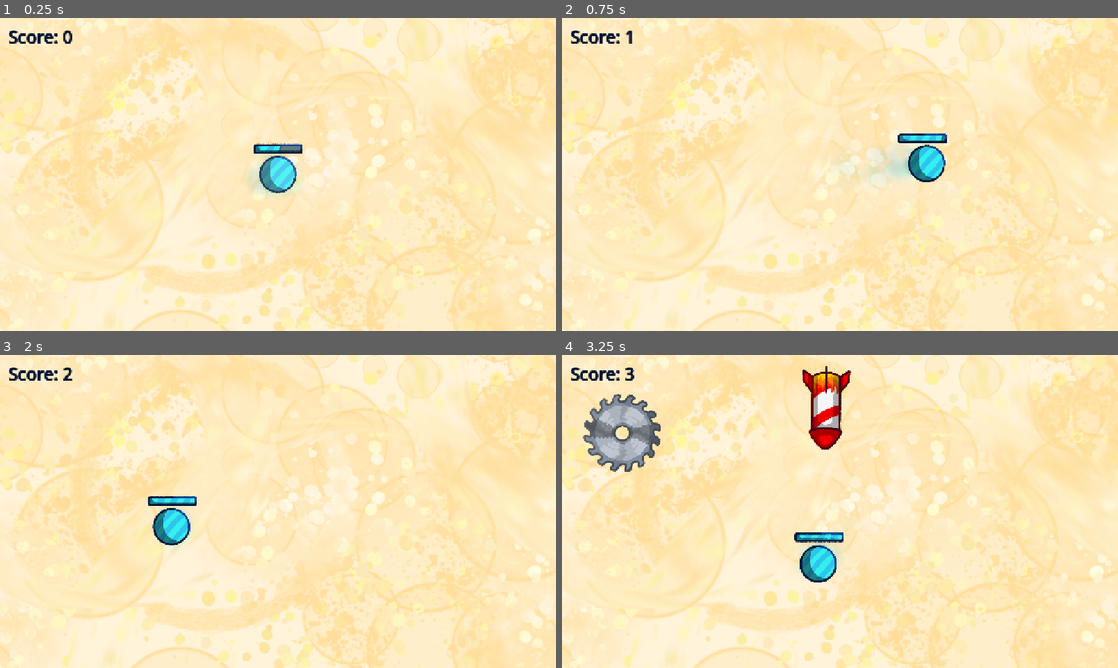
Above: before the commit, frames 1-4 (two rows, left to right).
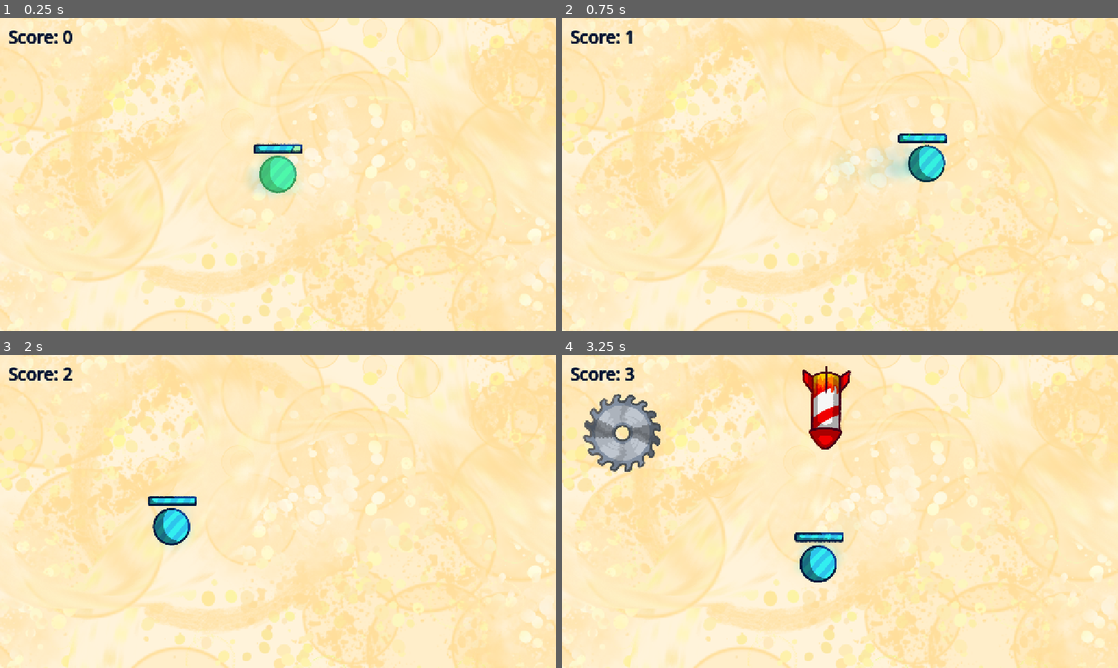
Above: after the commit, the same moments.

Repository: onebobtwobobredbobbluebob/dot-dodge-game
Game: Godot game, scene res://main/main.tscn
Two runs of this game, one before a commit and one after it. Both use one fixed random seed, a clock stepped at 60 frames per second and the inputs below.
Inputs (mouse positions are in pixels of both pictures, inside the frame that each line leads up to):
- Up to frame 1 (0.25 s): no input
- Up to frame 2 (0.75 s): tap Enter at 0.5 s; move the mouse to (962, 158) at 0.52 s; hold Right from 0.53 s (still down); tap Alt at 0.6 s; click (962, 158) at 0.67 s
- Up to frame 3 (2 s): move the mouse to (166, 527) at 1.27 s; release Right at 1.28 s; hold Down from 1.28 s (still down); tap Shift at 1.35 s
- Up to frame 4 (3.25 s): move the mouse to (895, 442) at 2.02 s; release Down at 2.03 s; hold Right 2.03-2.78 s; tap Alt at 2.1 s; move the mouse to (812, 574) at 2.77 s; hold Up from 2.78 s (still down); tap Shift at 2.85 s; click (812, 574) at 2.92 s

The runs differ from the first frame. In frame 1, 0.7% of the frame differs, in the area x 46-54%, y 40-56%; in frame 2, 0.1%; in frame 3, less than 0.1%; in frame 4, less than 0.1%.

Commit message:
so many healing effects
added healing and health effects such as particles and green flash effects

Diff:
--- a/player/player.gd
+++ b/player/player.gd
@@ -6,6 +6,7 @@
 var health: float = 100
 var flash_timer: float = 0
 var flash: float = 1
+var flash_green: float = 1
 
 func _ready() -> void:
 	GameState.player = self
@@ -32,9 +33,16 @@
 
 	flash = lerp(flash, 0.0, 1 - pow(0.0005, delta))
 	$Sprite2D/WhiteOverlay.modulate.a = flash
+
+	flash_green = lerp(flash_green, 0.0, 1 - pow(0.05, delta))
+	$Sprite2D/GreenOverlay.modulate.a = flash_green
+
 	if health > max_health:
 		health = max_health
 
 func get_hit(damage: float, flash_time: float):
 	flash = flash_time
 	health -= damage
+	if damage < 0:
+		flash_green = 0.8
+		$HealParticles.emitting = true
--- a/player/player.tscn
+++ b/player/player.tscn
@@ -5,6 +5,7 @@
 [ext_resource type="Texture2D" uid="uid://f6vcvrybpkr2" path="res://assets/particle_1.png" id="3_g1dw6"]
 [ext_resource type="Texture2D" uid="uid://bgnjmqhaewv03" path="res://assets/white_overlay.png" id="4_yw30f"]
 [ext_resource type="Texture2D" uid="uid://dc331s1mykoa" path="res://assets/saw.png" id="5_qjkh3"]
+[ext_resource type="Texture2D" uid="uid://bdxxjm2jryhwr" path="res://assets/particle_health.png" id="6_g6k8r"]
 
 [sub_resource type="Gradient" id="Gradient_yw30f"]
 offsets = PackedFloat32Array(0, 0.0882353, 0.3137255)
@@ -20,6 +21,19 @@
 [sub_resource type="Gradient" id="Gradient_20you"]
 offsets = PackedFloat32Array(0)
 colors = PackedColorArray(0, 0, 0, 1)
+
+[sub_resource type="CanvasItemMaterial" id="CanvasItemMaterial_20you"]
+particles_animation = true
+particles_anim_h_frames = 1
+particles_anim_v_frames = 3
+particles_anim_loop = true
+
+[sub_resource type="Gradient" id="Gradient_1vldf"]
+offsets = PackedFloat32Array(0, 0.41621622, 0.5297297, 0.6216216, 1)
+colors = PackedColorArray(1, 1, 1, 0, 1, 1, 1, 0.47959182, 1, 1, 1, 1, 1, 1, 1, 0.67816097, 1, 1, 1, 0)
+
+[sub_resource type="Gradient" id="Gradient_6ituw"]
+colors = PackedColorArray(0.79, 1, 1, 1, 1, 1, 1, 1)
 
 [node name="Player" type="CharacterBody2D" unique_id=1011571958]
 script = ExtResource("1_rkbax")
@@ -58,6 +72,10 @@
 modulate = Color(1, 1, 1, 0)
 texture = ExtResource("4_yw30f")
 
+[node name="GreenOverlay" type="Sprite2D" parent="Sprite2D" unique_id=552554198]
+modulate = Color(0.29000002, 1, 0.34916663, 0)
+texture = ExtResource("4_yw30f")
+
 [node name="CPUParticles2D2" type="CPUParticles2D" parent="." unique_id=1689439065]
 visible = false
 modulate = Color(18.892157, 18.892157, 18.892157, 0.25490198)
@@ -75,3 +93,29 @@
 scale_amount_min = 0.01
 scale_amount_max = 0.02
 color_initial_ramp = SubResource("Gradient_20you")
+
+[node name="HealParticles" type="CPUParticles2D" parent="." unique_id=1091411681]
+visible = false
+light_mask = 257
+material = SubResource("CanvasItemMaterial_20you")
+position = Vector2(-1, 5)
+emitting = false
+amount = 10
+texture = ExtResource("6_g6k8r")
+one_shot = true
+explosiveness = 0.5
+local_coords = true
+emission_shape = 1
+emission_sphere_radius = 35.43
+direction = Vector2(0, 1)
+spread = 180.0
+gravity = Vector2(0, -50)
+initial_velocity_max = 10.0
+angular_velocity_min = -10.0
+angular_velocity_max = 10.0
+linear_accel_min = 20.0
+linear_accel_max = 50.0
+color = Color(1, 1, 1, 0.6431373)
+color_ramp = SubResource("Gradient_1vldf")
+color_initial_ramp = SubResource("Gradient_6ituw")
+anim_offset_max = 1.0
--- /dev/null
+++ b/ui/heal_particles.tscn
@@ -0,0 +1,42 @@
+[gd_scene format=3 uid="uid://dq8kblcj48lo2"]
+
+[ext_resource type="Texture2D" uid="uid://bdxxjm2jryhwr" path="res://assets/particle_health.png" id="1_jnsnx"]
+
+[sub_resource type="CanvasItemMaterial" id="CanvasItemMaterial_20you"]
+particles_animation = true
+particles_anim_h_frames = 1
+particles_anim_v_frames = 3
+particles_anim_loop = true
+
+[sub_resource type="Gradient" id="Gradient_1vldf"]
+offsets = PackedFloat32Array(0, 0.41621622, 0.5297297, 0.6216216, 1)
+colors = PackedColorArray(1, 1, 1, 0, 1, 1, 1, 0.47959182, 1, 1, 1, 1, 1, 1, 1, 0.67816097, 1, 1, 1, 0)
+
+[sub_resource type="Gradient" id="Gradient_6ituw"]
+colors = PackedColorArray(0.79, 1, 1, 1, 1, 1, 1, 1)
+
+[node name="HealParticles" type="Node2D" unique_id=1861793460]
+
+[node name="CPUParticles2D" type="CPUParticles2D" parent="." unique_id=1091411681]
+light_mask = 257
+material = SubResource("CanvasItemMaterial_20you")
+emitting = false
+amount = 10
+texture = ExtResource("1_jnsnx")
+one_shot = true
+explosiveness = 0.5
+local_coords = true
+emission_shape = 3
+emission_rect_extents = Vector2(108, 20)
+direction = Vector2(0, 1)
+spread = 180.0
+gravity = Vector2(0, -50)
+initial_velocity_max = 10.0
+angular_velocity_min = -10.0
+angular_velocity_max = 10.0
+linear_accel_min = 20.0
+linear_accel_max = 50.0
+color = Color(1, 1, 1, 0.6431373)
+color_ramp = SubResource("Gradient_1vldf")
+color_initial_ramp = SubResource("Gradient_6ituw")
+anim_offset_max = 1.0
--- a/ui/health.gd
+++ b/ui/health.gd
@@ -11,6 +11,14 @@
 		x = -236
 	else:
 		x = (GameState.player.health / GameState.player.max_health) * 230 + -233
-	$Sprite2D3/HealthInsides.position.x += (x - $Sprite2D3/HealthInsides.position.x) * 0.05
+
+	$Sprite2D3/HealthHealEffect.position.x += (x - $Sprite2D3/HealthHealEffect.position.x) * 0.05
+	if $Sprite2D3/HealthInsides.position.x > x:
+		$Sprite2D3/HealthInsides.position.x += (x - $Sprite2D3/HealthInsides.position.x) * 0.05
+	else:
+		if abs(x - $Sprite2D3/HealthHealEffect.position.x) < 7:
+			$Sprite2D3/HealthInsides.position.x += ($Sprite2D3/HealthHealEffect.position.x - $Sprite2D3/HealthInsides.position.x) * 0.1
 	if abs(x - $Sprite2D3/HealthInsides.position.x) < 0.8:
 		$Sprite2D3/HealthFlashEffect.position.x += ($Sprite2D3/HealthInsides.position.x - $Sprite2D3/HealthFlashEffect.position.x) * 0.1
+	if x - $Sprite2D3/HealthInsides.position.x > 7:
+		$HealParticles.emitting = true
--- a/ui/health.tscn
+++ b/ui/health.tscn
@@ -6,6 +6,20 @@
 [ext_resource type="Texture2D" uid="uid://bcj5bqyk7t3h7" path="res://assets/health_bar_fillings_white.png" id="3_u6yb3"]
 [ext_resource type="Texture2D" uid="uid://ciiil77tcqjsm" path="res://assets/health_bar_shadows.png" id="4_nmrkx"]
 [ext_resource type="Texture2D" uid="uid://bv1vucs5joabv" path="res://assets/health_bar_outline.png" id="5_du5ao"]
+[ext_resource type="Texture2D" uid="uid://bdxxjm2jryhwr" path="res://assets/particle_health.png" id="7_2lrnv"]
+
+[sub_resource type="CanvasItemMaterial" id="CanvasItemMaterial_20you"]
+particles_animation = true
+particles_anim_h_frames = 1
+particles_anim_v_frames = 3
+particles_anim_loop = true
+
+[sub_resource type="Gradient" id="Gradient_1vldf"]
+offsets = PackedFloat32Array(0, 0.41621622, 0.5297297, 0.6216216, 1)
+colors = PackedColorArray(1, 1, 1, 0, 1, 1, 1, 0.47959182, 1, 1, 1, 1, 1, 1, 1, 0.67816097, 1, 1, 1, 0)
+
+[sub_resource type="Gradient" id="Gradient_6ituw"]
+colors = PackedColorArray(0.79, 1, 1, 1, 1, 1, 1, 1)
 
 [node name="Health" type="Node2D" unique_id=1775163025]
 script = ExtResource("1_lpdhr")
@@ -15,8 +29,13 @@
 texture = ExtResource("2_u6yb3")
 
 [node name="HealthFlashEffect" type="Sprite2D" parent="Sprite2D3" unique_id=1135834547]
-modulate = Color(0.65999997, 0.915, 1, 0.93333334)
+modulate = Color(0.65999997, 0.73366666, 1, 0.93333334)
 position = Vector2(-236, 0)
+texture = ExtResource("3_u6yb3")
+
+[node name="HealthHealEffect" type="Sprite2D" parent="Sprite2D3" unique_id=2008830620]
+modulate = Color(0.65999997, 1, 0.7166666, 0.93333334)
+position = Vector2(-3, 0)
 texture = ExtResource("3_u6yb3")
 
 [node name="HealthInsides" type="Sprite2D" parent="Sprite2D3" unique_id=1032637442]
@@ -28,3 +47,28 @@
 
 [node name="Sprite2D" type="Sprite2D" parent="." unique_id=770644008]
 texture = ExtResource("5_du5ao")
+
+[node name="HealParticles" type="CPUParticles2D" parent="." unique_id=1091411681]
+light_mask = 257
+material = SubResource("CanvasItemMaterial_20you")
+position = Vector2(0, 6)
+emitting = false
+amount = 10
+texture = ExtResource("7_2lrnv")
+one_shot = true
+explosiveness = 0.5
+local_coords = true
+emission_shape = 3
+emission_rect_extents = Vector2(108, 20)
+direction = Vector2(0, 1)
+spread = 180.0
+gravity = Vector2(0, -50)
+initial_velocity_max = 10.0
+angular_velocity_min = -10.0
+angular_velocity_max = 10.0
+linear_accel_min = 20.0
+linear_accel_max = 50.0
+color = Color(1, 1, 1, 0.6431373)
+color_ramp = SubResource("Gradient_1vldf")
+color_initial_ramp = SubResource("Gradient_6ituw")
+anim_offset_max = 1.0
--- a/world/world.gd
+++ b/world/world.gd
@@ -21,7 +21,7 @@
 	if timer2 > goal2:
 		var heal = HEAL.instantiate()
 		$Enemies.add_child(heal)
-		goal2 = randf_range(10, 20)
+		goal2 = randf_range(14, 20)
 		timer2 = 0
 
 	timer += delta
Binary file added: assets/particle_health.png
Not shown, added: assets/particle_health.png.import
Binary file added: assets/particle_health_1.png
Not shown, added: assets/particle_health_1.png.import
Binary file added: assets/particle_health_2.png
Not shown, added: assets/particle_health_2.png.import
Binary file added: assets/particle_health_3.png
Not shown, added: assets/particle_health_3.png.import
